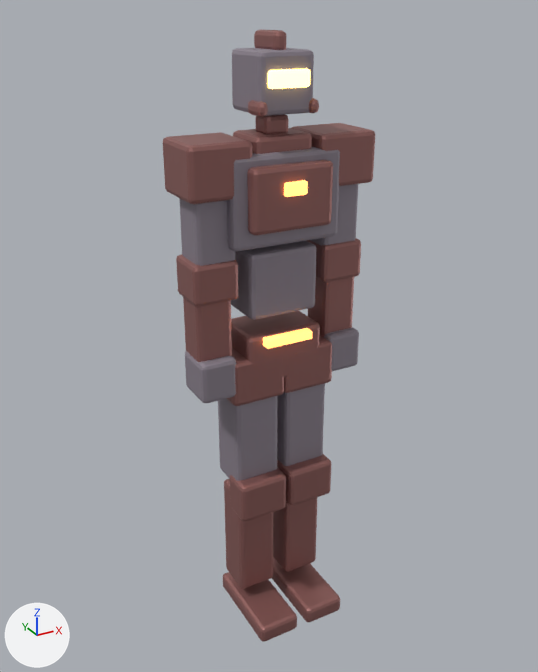
A saved change to the FBX model StarfallUnity/Assets/Art/Characters/ENM_Husk.fbx.
Before and after are seen from a 50 mm lens placed at (-0.918, -1.654, 1.739), pointed at (-0.007, 0.002, 0.912). The lights are fixed; the arrows at lower left show +X, +Y and +Z. The picture after the commit comes second.

In view in the first picture: 'ENM_Husk_mesh'.
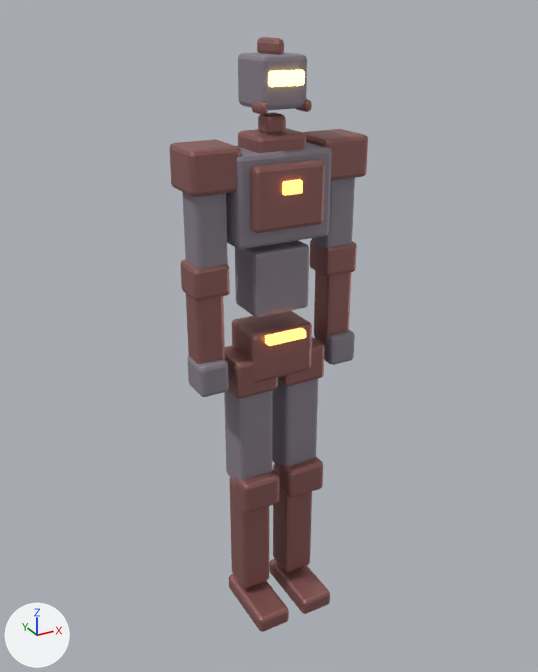
What differs and where, as boxes (x1, y1, x2, y2) in the pictures (538 x 672 px; the box of a moved part takes in the faces that stretch with it):
'ENM_Husk_mesh', reshaped (6% narrower): before (163, 30, 375, 642); after (169, 37, 368, 632)
part 1 of me_cube, moved or reshaped: before (231, 310, 320, 378); after (232, 311, 312, 383)
part 2 of me_cube, moved or reshaped: before (231, 241, 316, 320); after (235, 240, 309, 317)
part 3 of me_cube, moved or reshaped: before (227, 146, 340, 252); after (226, 142, 332, 249)
part 4 of me_cube, moved or reshaped: before (292, 123, 375, 186); after (238, 128, 306, 153)
part 5 of me_cube, moved or reshaped: before (306, 238, 361, 282); after (238, 53, 307, 110)
part 6 of me_cube, moved or reshaped: before (176, 254, 238, 307); after (303, 129, 368, 180)
part 7 of me_cube, moved or reshaped: before (284, 335, 332, 393); after (278, 337, 325, 386)
part 8 of me_cube, moved or reshaped: before (273, 497, 317, 572); after (273, 464, 312, 572)
part 9 of me_cube, moved or reshaped: before (272, 557, 340, 622); after (269, 558, 330, 614)
part 10 of me_cube, moved or reshaped: before (163, 132, 252, 205); after (169, 139, 241, 197)
part 11 of me_cube, moved or reshaped: before (226, 348, 284, 406); after (225, 345, 278, 398)
part 12 of me_cube, moved or reshaped: before (224, 479, 273, 589); after (229, 477, 269, 588)
part 13 of me_cube, moved or reshaped: before (223, 572, 297, 642); after (229, 574, 289, 632)
part 14 of me_cube, moved or reshaped: before (263, 328, 313, 349); after (265, 328, 306, 346)
part 15 of me_cube, deleted (brown): before (233, 128, 312, 154)
part 16 of me_cube, moved or reshaped: before (179, 30, 359, 521); after (180, 37, 357, 513)

The change in detail:
me_cube is used by ob_enm_husk_mesh; location (0.0, 0.0, 0.884).
me_cube had 1904 vertices, 1836 faces and spanned x -0.26..0.26, y -0.2..0.14, z -0.86..0.81.
me_cube now has 1888 vertices, 1812 faces and spans x -0.25..0.25, y -0.16..0.12, z -0.86..0.79.
me_cube part 1: the loose piece of 56 vertices spanning x -0.11..0.11, y -0.08..0.08, z -0.07..0.07 is scaled about its middle by (0.823, 0.865, 1).
me_cube part 2: the loose piece of 56 vertices spanning x -0.1..0.1, y -0.07..0.07, z 0.11..0.29 is scaled about its middle by (0.821, 0.864, 1).
me_cube part 3: the loose piece of 56 vertices spanning x -0.15..0.15, y -0.09..0.09, z 0.31..0.54 is scaled about its middle by (0.872, 0.859, 1).
me_cube part 4: the loose piece of 56 vertices spanning x 0.09..0.26, y -0.08..0.08, z 0.44..0.57 is scaled about its middle by (0.825, 0.673, 0.312), then moved by (-0.18, 0.0, 0.05).
me_cube part 5: the loose piece of 56 vertices spanning x 0.13..0.25, y -0.06..0.06, z 0.18..0.28 is moved by (-0.19, 0.0, 0.47), in mat_enemybody (grey #958b97).
me_cube part 6: the loose piece of 56 vertices spanning x -0.25..-0.13, y -0.06..0.06, z 0.18..0.28 is moved by (0.37, 0.0, 0.28).
me_cube part 7: the loose piece of 56 vertices spanning x 0.0..0.16, y -0.08..0.08, z -0.12..0.01 is scaled about its middle by (0.802, 0.802, 0.798).
me_cube part 8: the loose piece of 56 vertices spanning x 0.02..0.14, y -0.06..0.06, z -0.77..-0.43 is scaled about its middle by (0.795, 0.795, 1.08).
me_cube part 9: the loose piece of 56 vertices spanning x 0.02..0.14, y -0.2..0.08, z -0.86..-0.81 is scaled about its middle by (0.797, 0.809, 1), then moved by (0.0, 0.01, 0.0).
me_cube part 10: the loose piece of 56 vertices spanning x -0.26..-0.09, y -0.08..0.08, z 0.44..0.57 is scaled about its middle by (0.789, 0.789, 0.785), then moved by (-0.01, 0.0, 0.0).
me_cube part 11: the loose piece of 56 vertices spanning x -0.16..0.0, y -0.08..0.08, z -0.12..0.01 is scaled about its middle by (0.802, 0.802, 0.798).
me_cube part 12: the loose piece of 56 vertices spanning x -0.14..-0.02, y -0.06..0.06, z -0.77..-0.43 is scaled about its middle by (0.795, 0.795, 1.08).
me_cube part 13: the loose piece of 56 vertices spanning x -0.14..-0.02, y -0.2..0.08, z -0.86..-0.81 is scaled about its middle by (0.797, 0.809, 1), then moved by (0.0, 0.01, 0.0).
me_cube part 14: the loose piece of 56 vertices spanning x -0.07..0.07, y -0.1..-0.07, z 0.04..0.07 is moved by (0.0, 0.01, 0.0).
me_cube part 15: the loose piece of 56 vertices spanning x -0.08..0.08, y -0.07..0.07, z 0.53..0.58 is deleted.
me_cube part 16: 20 vertices moved within x -0.24..0.24, y -0.07..0.05, z -0.4..0.72; 930 vertices removed from x -0.25..0.25, y -0.13..0.14, z -0.48..0.81; 970 vertices added at x -0.24..0.24, y -0.11..0.12, z -0.47..0.79.
